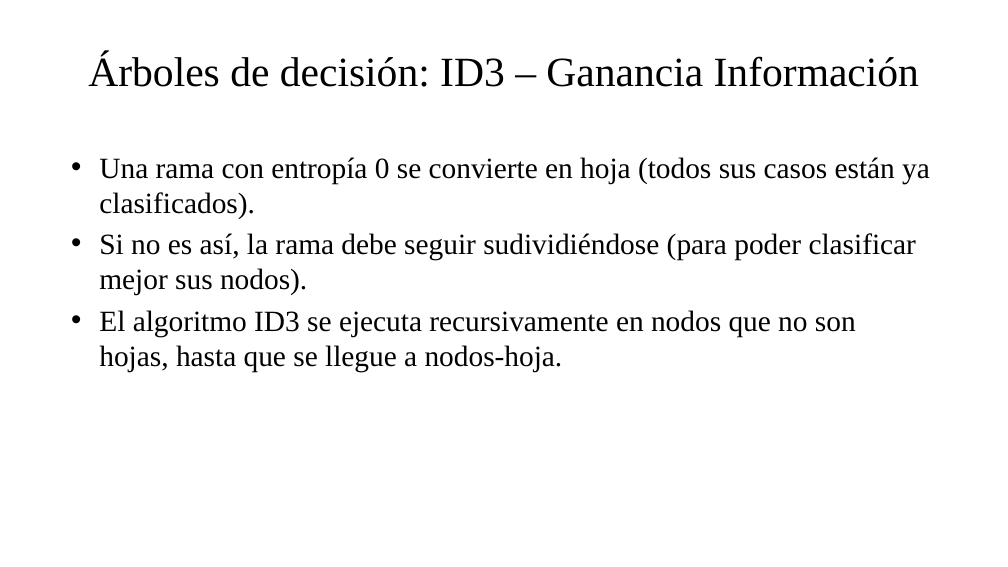
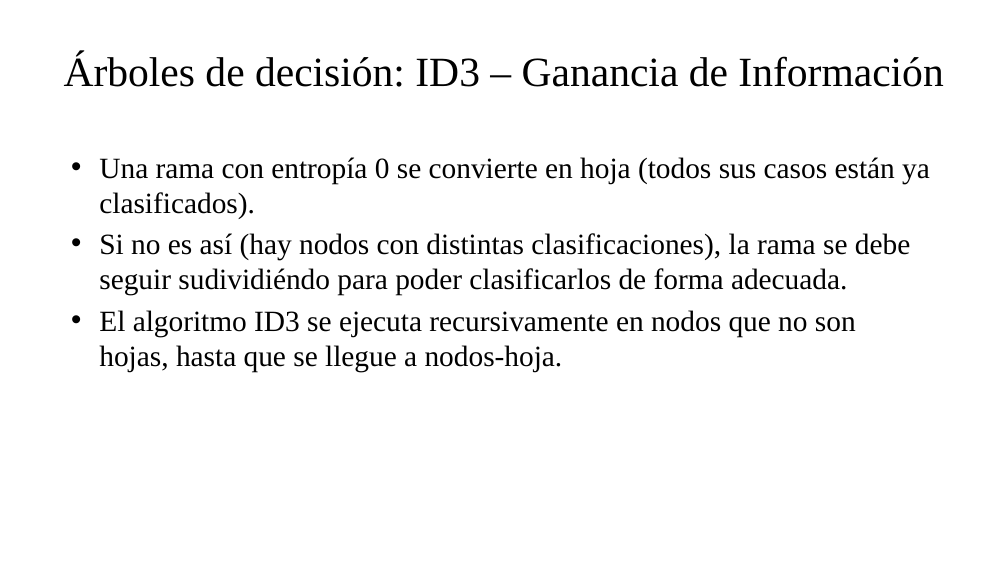
Before and after one commit to fsancho/Modelado-Analisis-Complejidad, a slide deck: slide 14 of Bloque IV. ML/IV.3. Algoritmos Básicos ML.pptx. Drawn at 1008x567 pixels with LibreOffice and Linux fonts; fonts in the diff are those of the drawing. Boxes give left, top, right and bottom in pixels: in the first picture for what was removed or moved away, otherwise in the second. Text is boxed around its words. In the diff, an @@ line names an element or a change of style, - is before the commit and + after.

```diff
--- a/Bloque IV. ML/IV.3. Algoritmos Básicos ML.pptx
+++ b/Bloque IV. ML/IV.3. Algoritmos Básicos ML.pptx
@@ title at box(64, 54, 943, 87): text changed @@
-Árboles de decisión: ID3 – Ganancia Información
+Árboles de decisión: ID3 – Ganancia de Información
@@ text at box(99, 233, 910, 296): text changed @@
-• Si no es así, la rama debe seguir sudividiéndose (para poder clasificar mejor sus nodos).
+• Si no es así (hay nodos con distintas clasificaciones), la rama se debe seguir sudividiéndo para poder clasificarlos de forma adecuada.
```
Also in this commit, not shown: 1 other slide changed, 3 other files.
